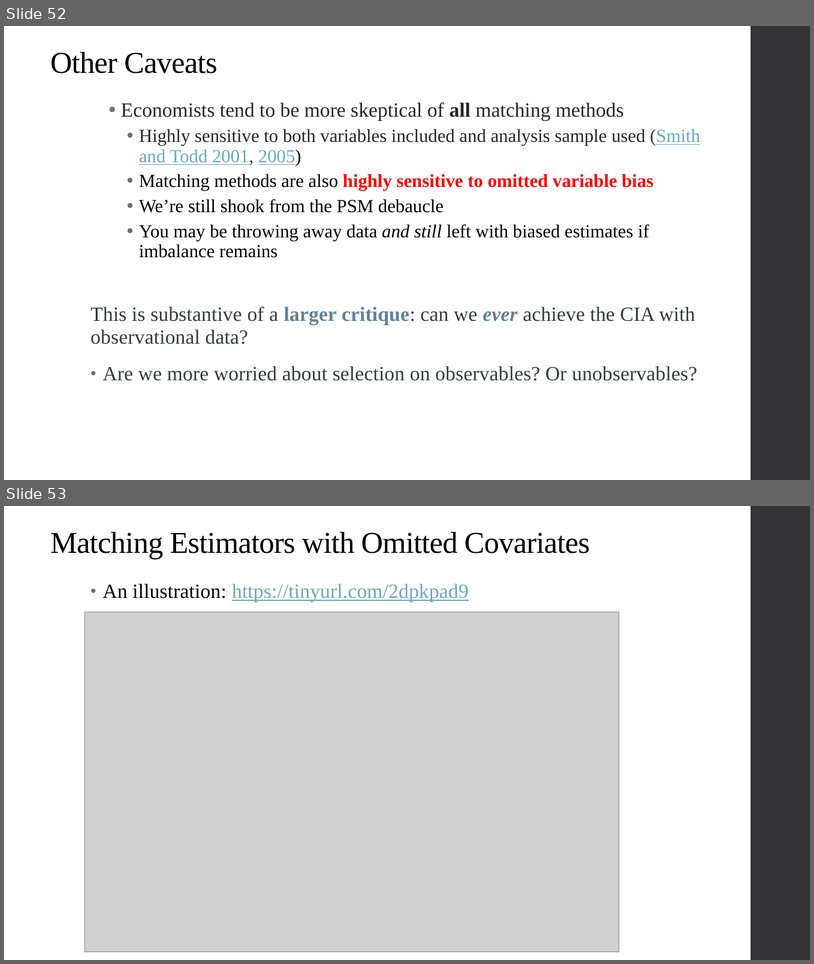
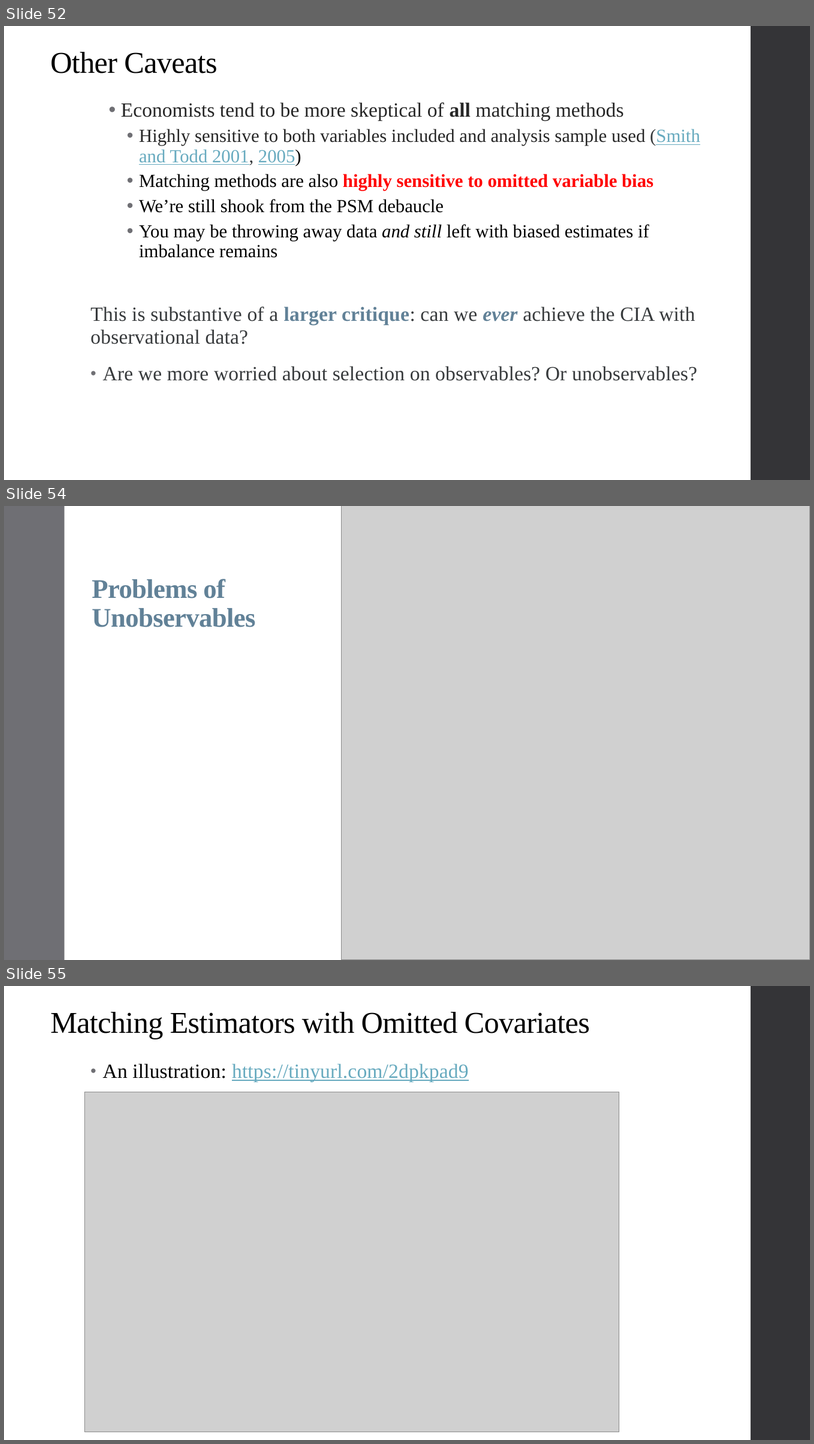
Before and after one commit to qiufei/fork-HAD5744, a slide deck: Lecture05_Matching/Lecture5_Matching_2022F.pptx. Shown one above the other, each under a label of ours: slides 52 and 53 before the commit, slides 52, 54 and 55 after it; the slides between them are not shown. The pictures are 814x964 and 814x1444 pixels, drawn with LibreOffice and Linux fonts; fonts in the diff are those of the drawing; grey boxes stand for pictures. Boxes give left, top, right and bottom in pixels: in the first picture for what was removed or moved away, otherwise in the second. Text is boxed around its words. In the diff, an @@ line names an element or a change of style, - is before the commit and + after.

```diff
--- a/Lecture05_Matching/Lecture5_Matching_2022F.pptx
+++ b/Lecture05_Matching/Lecture5_Matching_2022F.pptx
@@ slide 54 added at [4, 506, 810, 960], background #FFFFFF; not listed: 1 template element that a slide beside it also shows @@
@@ rectangle added at [4, 506, 65, 960], fill #6F6F74 @@
@@ picture added at [342, 506, 810, 960] @@
@@ title added at [92, 579, 255, 627], 32 pt, text #618197, bold @@
+Problems of Unobservables
@@ what was slide 53 is now slide 55 @@
```
Also in this commit, not shown: 1 other slide added, 6 other files.
